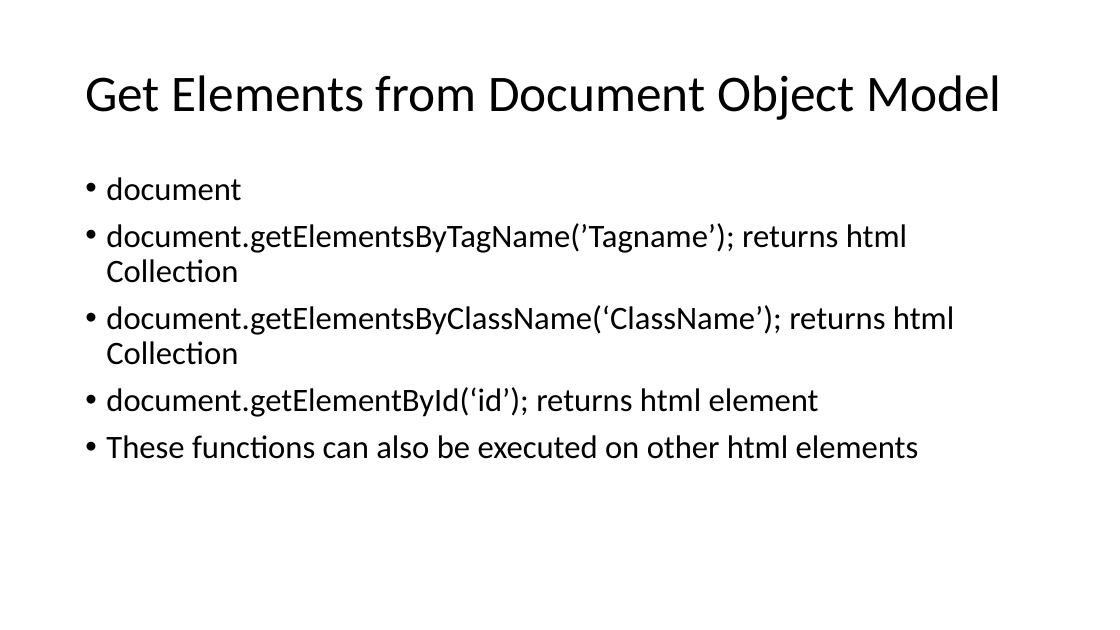
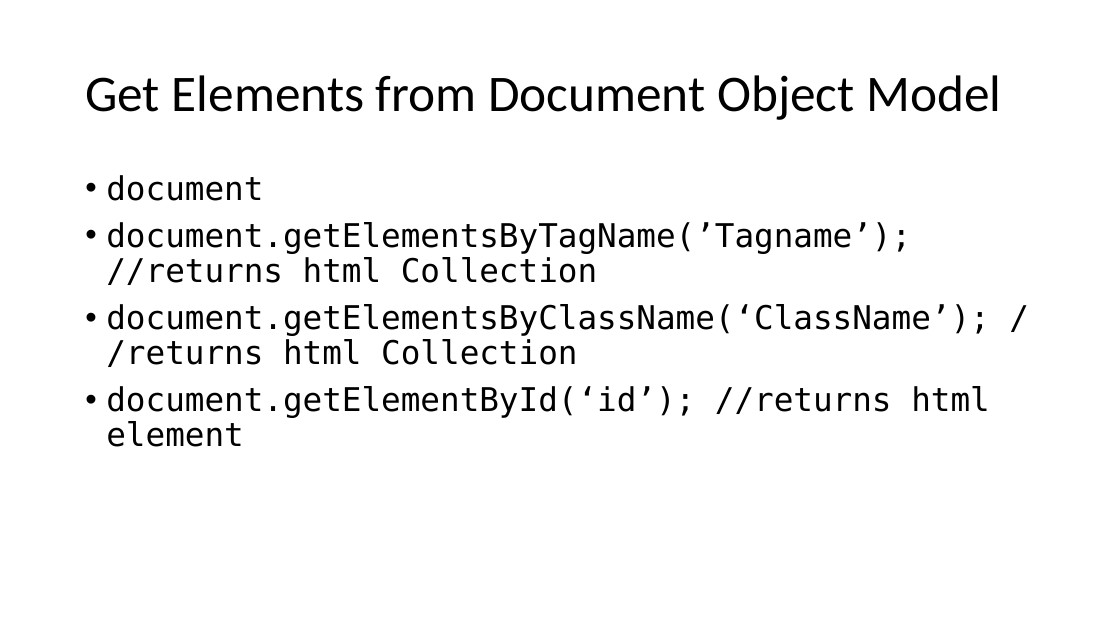
Before and after one commit to martiph/JSTraining_ICT-Campus, a slide deck: slide 12 of JSTraining.pptx. Drawn at 1120x630 pixels with LibreOffice and Linux fonts; fonts in the diff are those of the drawing. Boxes give left, top, right and bottom in pixels: in the first picture for what was removed or moved away, otherwise in the second. Text is boxed around its words. In the diff, an @@ line names an element or a change of style, - is before the commit and + after.

Commit message:
updated ppp

```diff
--- a/JSTraining.pptx
+++ b/JSTraining.pptx
@@ text at (106, 175, 263, 201): font Calibri to DejaVu Sans Mono in "document" @@
@@ text at (106, 222, 990, 447): text changed; font Calibri to DejaVu Sans Mono @@
-• document.getElementsByTagName(’Tagname’); returns html Collection
-• document.getElementsByClassName(‘ClassName’); returns html Collection
-• document.getElementById(‘id’); returns html element
-• These functions can also be executed on other html elements
+• document.getElementsByTagName(’Tagname’); //returns html Collection
+• document.getElementsByClassName(‘ClassName’); //returns html Collection
+• document.getElementById(‘id’); //returns html element
```
Also in this commit, not shown: 10 other slides changed, 1 slide added, 1 slide removed.
